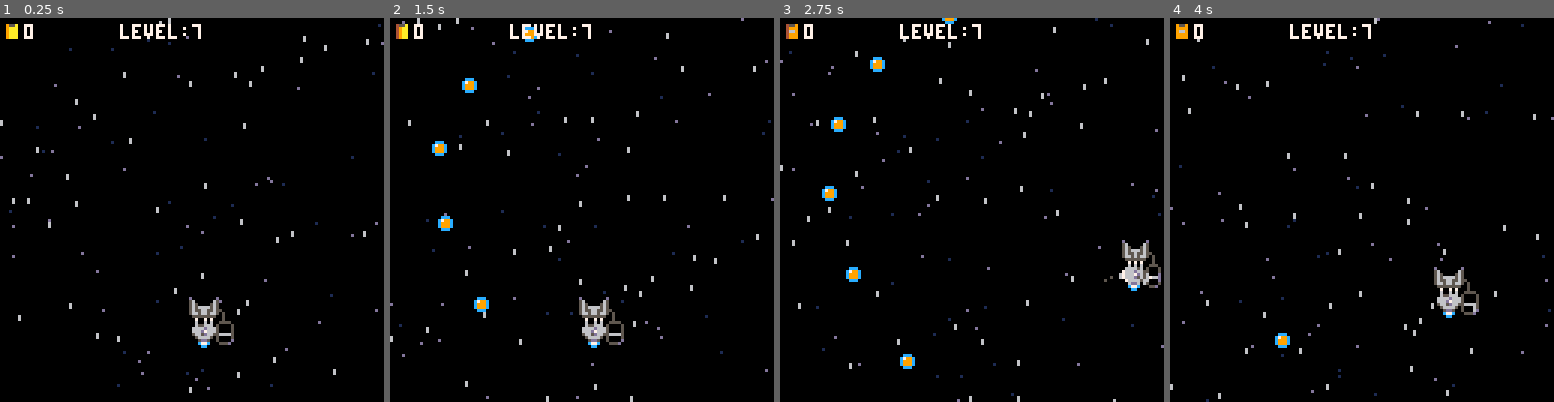
Above: before the commit, frames 1-4 (left to right).
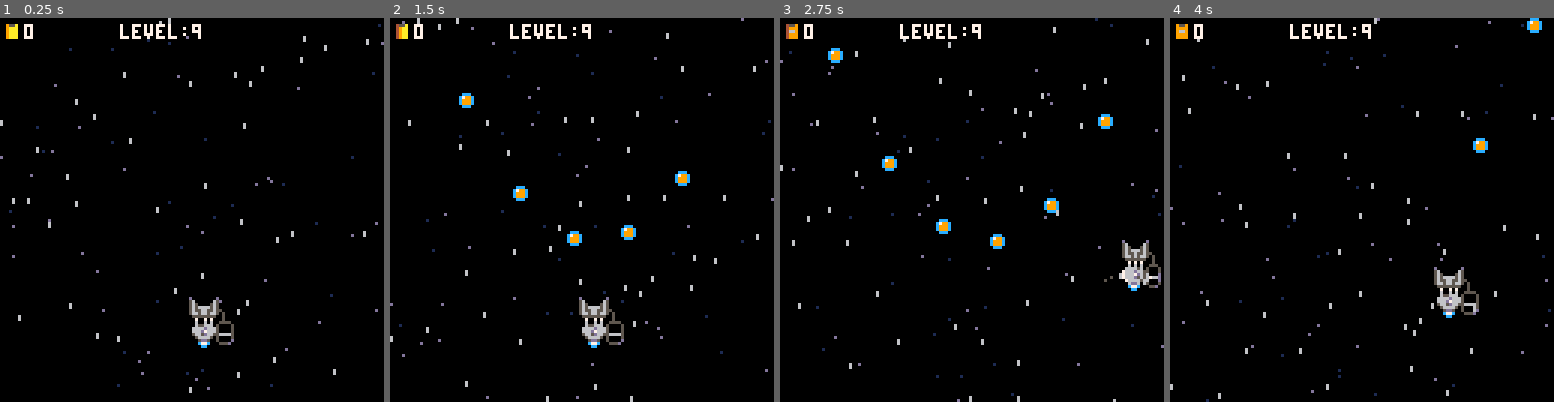
Above: after the commit, the same moments.

Repository: jacobneal65/drop-p8
Game: PICO-8 cartridge drop.p8
Two runs of this game, one before a commit and one after it. Both use one fixed random seed, a clock stepped at 60 frames per second and the inputs below.
Inputs:
- Up to frame 1 (0.25 s): no input
- Up to frame 2 (1.5 s): no input
- Up to frame 3 (2.75 s): hold Right 1.6-2.1 s; hold Up 2.15-2.42 s; hold Right from 2.47 s (still down)
- Up to frame 4 (4 s): release Right at 3.03 s; hold Left 3.08-3.58 s; hold Down 3.63-3.97 s

The runs differ from the first frame. In frame 1, less than 0.1% of the frame differs, in the area x 50-52%, y 2-4%; in frame 2, 1.3%; in frame 3, 1.5%, in the area x 10-87%, y 0-92%; in frame 4, 0.4%.

Commit message:
worked on level 9 bezier curve

Diff:
--- a/drop.p8
+++ b/drop.p8
@@ -30,7 +30,7 @@
 	t_grav=2
 	grav=2
 	frict=0.90
-	level=7--level
+	level=9--level
 	pt=0--points
 	pt_total=50
 	t=0
@@ -227,10 +227,16 @@
 		fill_trash(32,-2,10,0)
 	elseif level==7 then
 		bx2,by2=-40,32
+		bx3,by3=64,140
 		fill_trash(64,1,10,3)--bezier
 	elseif level==8 then
 		bx2,by2=168,32
+		bx3,by3=64,140
 		fill_trash(64,1,10,3)--bezier
+	elseif level==9 then
+		bx2,by2=64,150
+		bx3,by3=120,-8
+		fill_trash(8,1,10,3)--bezier
 	end
 end
 
@@ -340,7 +346,8 @@
 		end
 		return _t.x
 	elseif _typ==3 then--bezier
-		return qbc(_t.tmr,_t.bx,_t.by,bx2,by2,64,140)
+
+		return qbc(_t.tmr,_t.bx,_t.by,bx2,by2,bx3,by3)
 	end
 end
 
